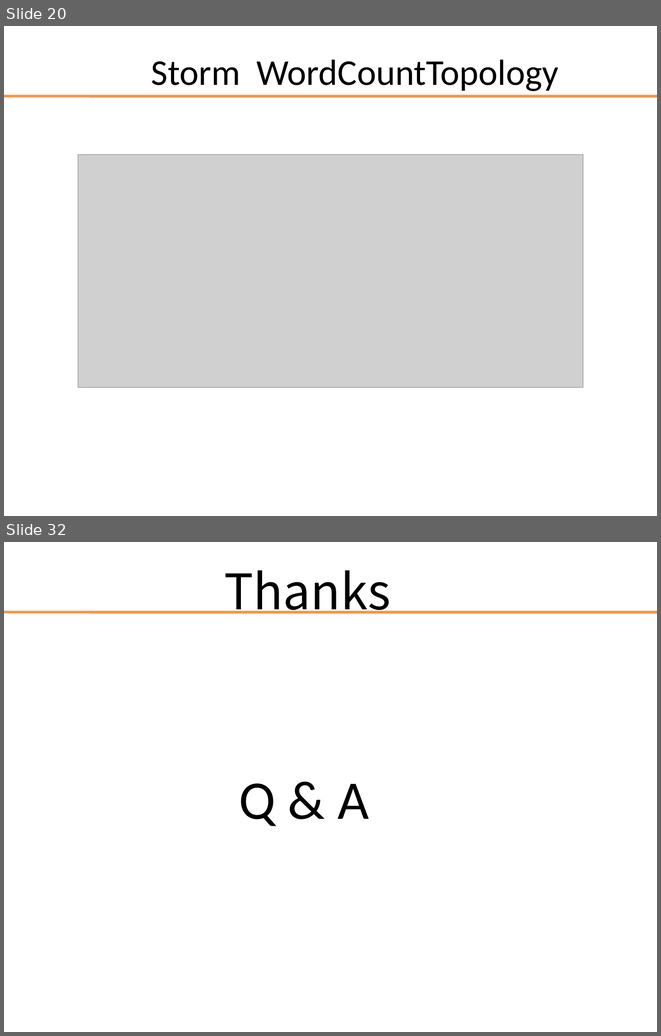
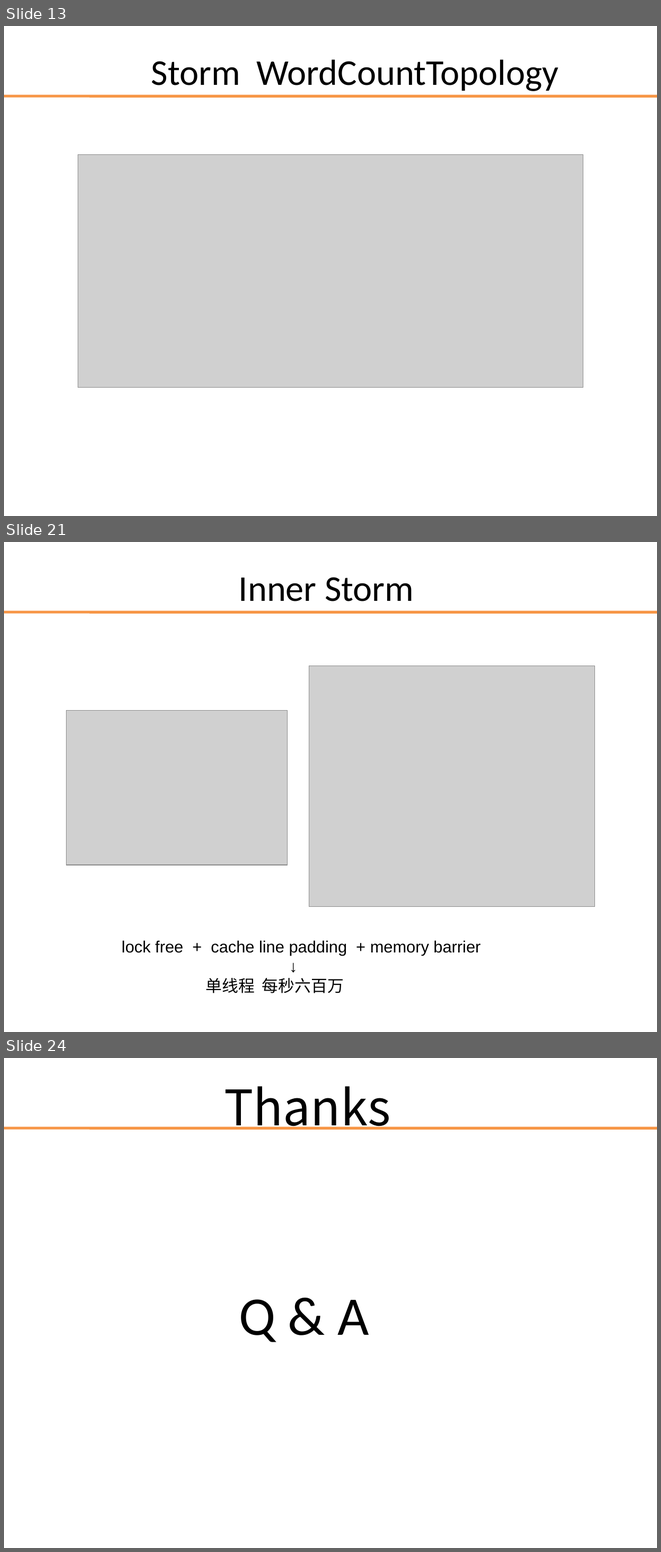
Before and after one commit to darionyaphets/darion_example, a slide deck: source/storm/storm_source.ppt. Shown one above the other, each under a label of ours: slides 20 and 32 before the commit, slides 13, 21 and 24 after it; the slides between them are not shown. The pictures are 661x1036 and 661x1552 pixels, drawn with LibreOffice and Linux fonts; fonts in the diff are those of the drawing; grey boxes stand for pictures; background and template pictures are left out. Boxes give left, top, right and bottom in pixels: in the first picture for what was removed or moved away, otherwise in the second. Text is boxed around its words. In the diff, an @@ line names an element or a change of style, - is before the commit and + after.

Commit message:
update 4 storm ppt

```diff
--- a/source/storm/storm_source.ppt
+++ b/source/storm/storm_source.ppt
@@ slide 21 added at (x1=4, y1=542, x2=657, y2=1032), background picture (left out); not listed: 1 template element that a slide beside it also shows @@
@@ title added at (x1=239, y1=577, x2=414, y2=601), 40 pt, text #000000 @@
+Inner Storm
@@ picture added at (x1=309, y1=665, x2=594, y2=906) @@
@@ picture added at (x1=66, y1=711, x2=288, y2=865) @@
@@ text added at (x1=122, y1=940, x2=480, y2=993), 18 pt, text #000000 @@
+lock free + cache line padding + memory barrier
+↓
+单线程 每秒六百万
@@ what was slide 20 is now slide 13 @@
@@ what was slide 32 is now slide 24 @@
```
Also in this commit, not shown: 7 slides changed, 7 other slides added, 16 slides removed.
